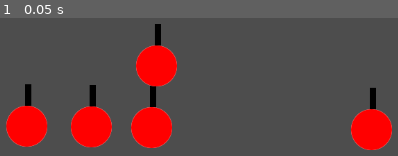
Above: before the commit, frame 1.
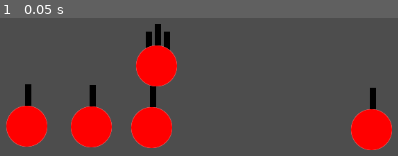
Above: after the commit, the same moment.

Repository: bthaus/Tea-Rex
Game: Godot game, scene res://main_scene.tscn
Same seed, same stepped clock (60 frames per second), same inputs: the game is played once before the commit and once after it. The engine's default icon, where the game draws it, is replaced by a stand-in: a white triangle on a blue panel in a dark square.
Inputs:
- Up to frame 1 (0.05 s): no input

The runs differ from the first frame. In frame 1, 0.4% of the frame differs, in the area x 36-43%, y 9-24%.

Commit message:
added sample levelup on turret

Diff:
--- a/TurretScripts/turretbase.gd
+++ b/TurretScripts/turretbase.gd
@@ -1,9 +1,10 @@
 @tool
 extends Node2D
 @export var range=1;
-
 @export var isBasic=true;
 @export var type: Stats.TurretColor;
+
+@export var stacks:int=1;
 var shooter;
 var projectile;
 var cooldown;
@@ -51,8 +52,12 @@
 
 		if !onCooldown:
 			shoot(target);
+	#debugg
+	if stacks>1:
+		$Barrel/second.visible=true;
 
-
+	if stacks>2:
+		$Barrel/third.visible=true;
 
 	pass;
 
@@ -62,6 +67,17 @@
 	add_child(shot);
 	shot.global_position=$Barrel/BulletPosition.global_position;
 	shot.shoot(target,damage);
+
+	if stacks>1:
+		var sshot=projectile.instantiate();
+		add_child(sshot);
+		sshot.global_position=$Barrel/second/BulletPosition.global_position;
+		sshot.shoot(target,damage);
+	if stacks>2:
+		var tshot=projectile.instantiate();
+		add_child(tshot);
+		tshot.global_position=$Barrel/third/BulletPosition.global_position;
+		tshot.shoot(target,damage);
 	$Timer.start(cooldown);
 	onCooldown=true;
 	pass;
@@ -81,7 +97,14 @@
 		arr.append("Add a detector to your turret");
 	return arr;
 
+func levelup():
+	stacks=stacks+1;
+	if stacks==2:
+		$Barrel/second.visible=true;
 
+	if stacks==3:
+		$Barrel/third.visible=true;
+	pass;
 func _on_timer_timeout():
 	onCooldown=false;
 	pass # Replace with function body.
--- a/TurretScripts/turretbase.tscn
+++ b/TurretScripts/turretbase.tscn
@@ -9,6 +9,7 @@
 position = Vector2(305, 255)
 script = ExtResource("1_87rlb")
 type = 3
+stacks = null
 
 [node name="EnemyDetector" parent="." instance=ExtResource("2_ekhvd")]
 
@@ -24,6 +25,22 @@
 [node name="BulletPosition" type="Node2D" parent="Barrel"]
 position = Vector2(0, -64)
 
+[node name="second" type="Sprite2D" parent="Barrel"]
+visible = false
+position = Vector2(-13, -21)
+texture = ExtResource("4_sndc2")
+
+[node name="BulletPosition" type="Node2D" parent="Barrel/second"]
+position = Vector2(-0.346161, -32.0869)
+
+[node name="third" type="Sprite2D" parent="Barrel"]
+visible = false
+position = Vector2(13, -21)
+texture = ExtResource("4_sndc2")
+
+[node name="BulletPosition" type="Node2D" parent="Barrel/third"]
+position = Vector2(0, -33)
+
 [node name="Timer" type="Timer" parent="."]
 
 [connection signal="timeout" from="Timer" to="." method="_on_timer_timeout"]
--- a/main_scene.tscn
+++ b/main_scene.tscn
@@ -14,6 +14,7 @@
 
 [node name="Turret3" parent="." instance=ExtResource("1_eo6a4")]
 position = Vector2(455, 327)
+stacks = 3
 
 [node name="Turret4" parent="." instance=ExtResource("1_eo6a4")]
 position = Vector2(268, 414)
--- a/monster.tscn
+++ b/monster.tscn
@@ -1,7 +1,8 @@
-[gd_scene load_steps=4 format=3 uid="uid://cq7fvblvncfxh"]
+[gd_scene load_steps=5 format=3 uid="uid://cq7fvblvncfxh"]
 
 [ext_resource type="Script" path="res://monster.gd" id="1_g1k27"]
 [ext_resource type="AudioStream" uid="uid://bxe1kduqy6i72" path="res://Sounds/Soundeffects/hitBullet.wav" id="2_dx8hp"]
+[ext_resource type="Texture2D" uid="uid://b8n0busmwromw" path="res://icon.svg" id="3_ol012"]
 
 [sub_resource type="CircleShape2D" id="CircleShape2D_wsh3g"]
 radius = 32.0
@@ -17,3 +18,6 @@
 
 [node name="AudioStreamPlayer2D" type="AudioStreamPlayer2D" parent="."]
 stream = ExtResource("2_dx8hp")
+
+[node name="Sprite2D" type="Sprite2D" parent="."]
+texture = ExtResource("3_ol012")
